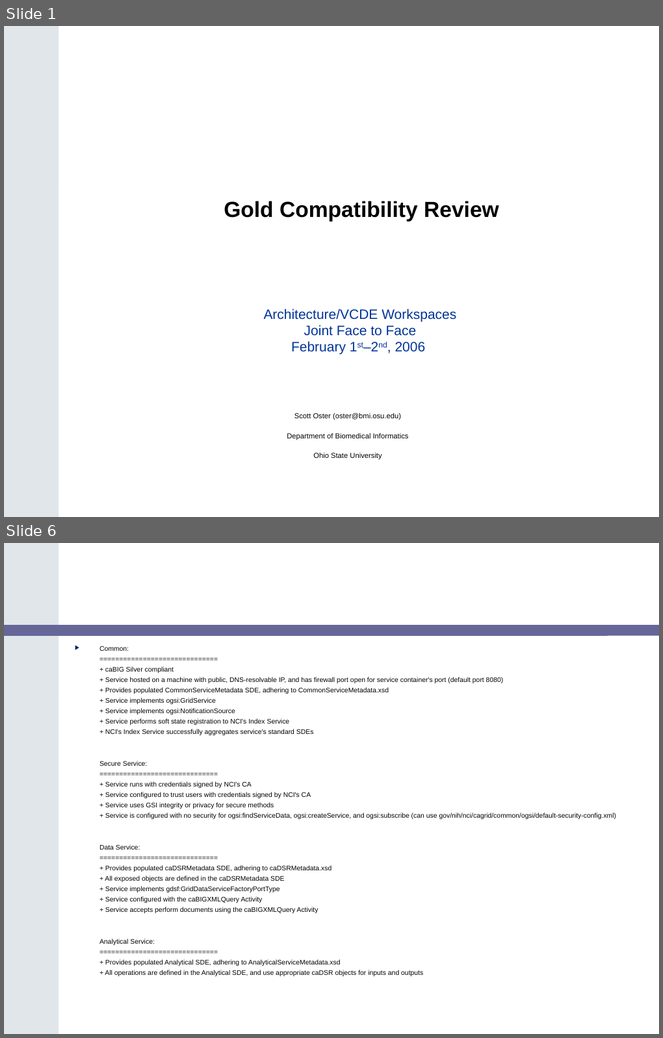
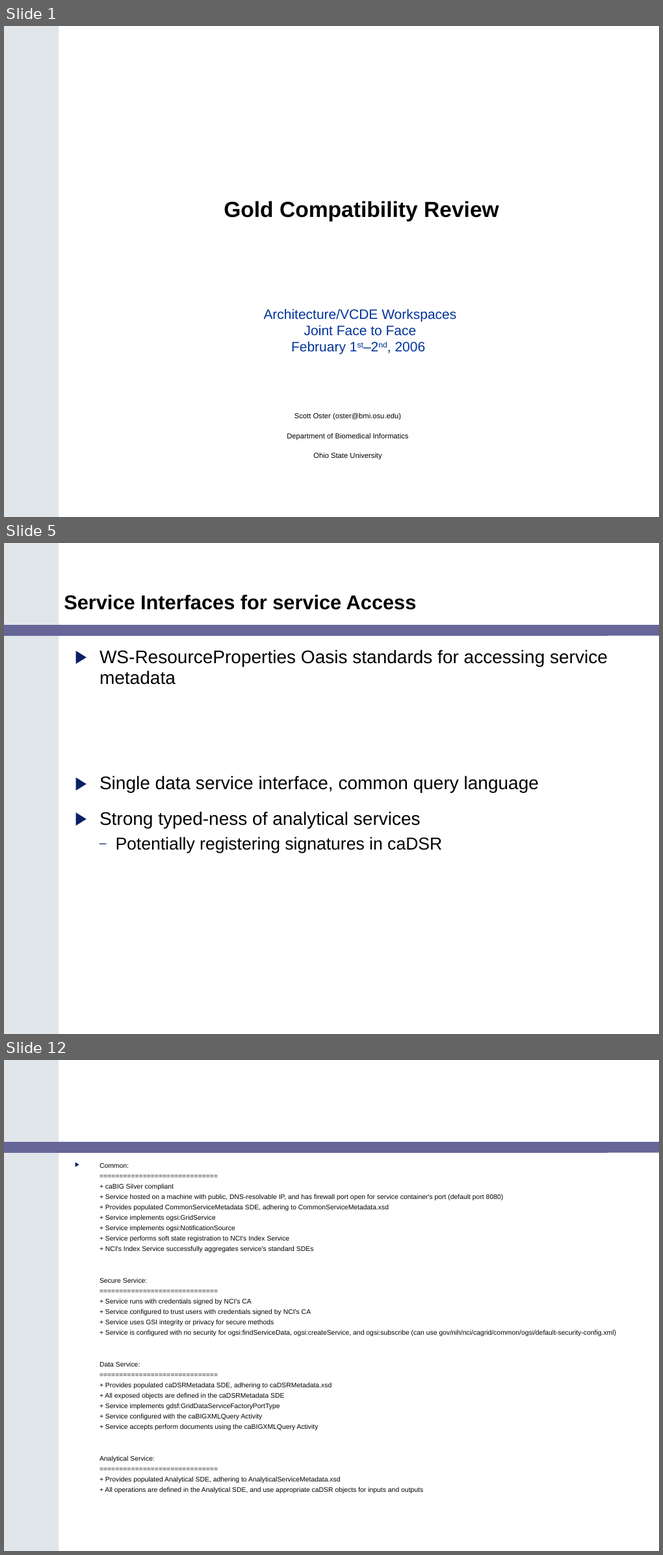
Before and after one commit to NCIP/cagrid-portal, a slide deck: cagrid-1-0/Documentation/presentations/200602_VCDE_ARCH/Gold_Review_Arch_VCDE_Feb1.ppt. Shown one above the other, each under a label of ours: slides 1 and 6 before the commit, slides 1, 5 and 12 after it; the slides between them are not shown. The pictures are 663x1038 and 663x1555 pixels, drawn with LibreOffice and Linux fonts; fonts in the diff are those of the drawing; background and template pictures are left out. Boxes give left, top, right and bottom in pixels: in the first picture for what was removed or moved away, otherwise in the second. Text is boxed around its words. In the diff, an @@ line names an element or a change of style, - is before the commit and + after.

```diff
--- a/cagrid-1-0/Documentation/presentations/200602_VCDE_ARCH/Gold_Review_Arch_VCDE_Feb1.ppt
+++ b/cagrid-1-0/Documentation/presentations/200602_VCDE_ARCH/Gold_Review_Arch_VCDE_Feb1.ppt
@@ slide 5 added at [4,543,659,1034], background #FFFFFF; not listed: 2 template elements that a slide beside it also shows @@
@@ title added at [64,594,417,610], 22 pt, text #000000, bold @@
+Service Interfaces for service Access
@@ text added at [100,650,608,853], 20 pt, text #000000 @@
+▶ WS-ResourceProperties Oasis standards for accessing service metadata
+▶ Single data service interface, common query language
+▶ Strong typed-ness of analytical services
+  – Potentially registering signatures in caDSR
@@ what was slide 6 is now slide 12 @@
```
Also in this commit, not shown: 9 other slides added, 3 slides removed.
